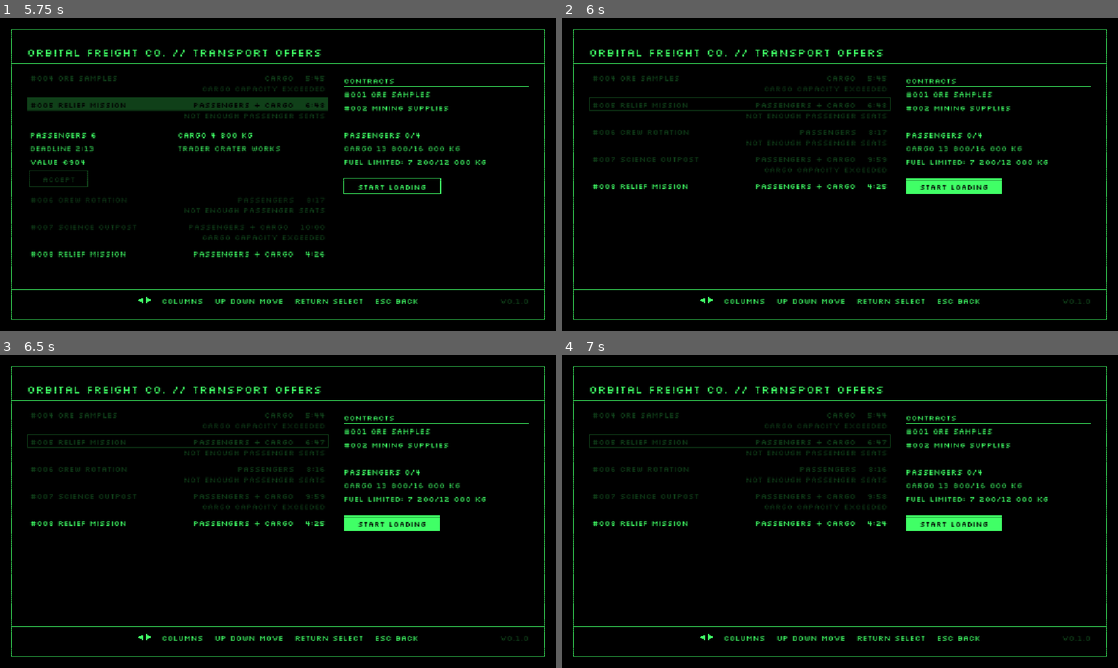
Above: before the commit, frames 1-4 (two rows, left to right).
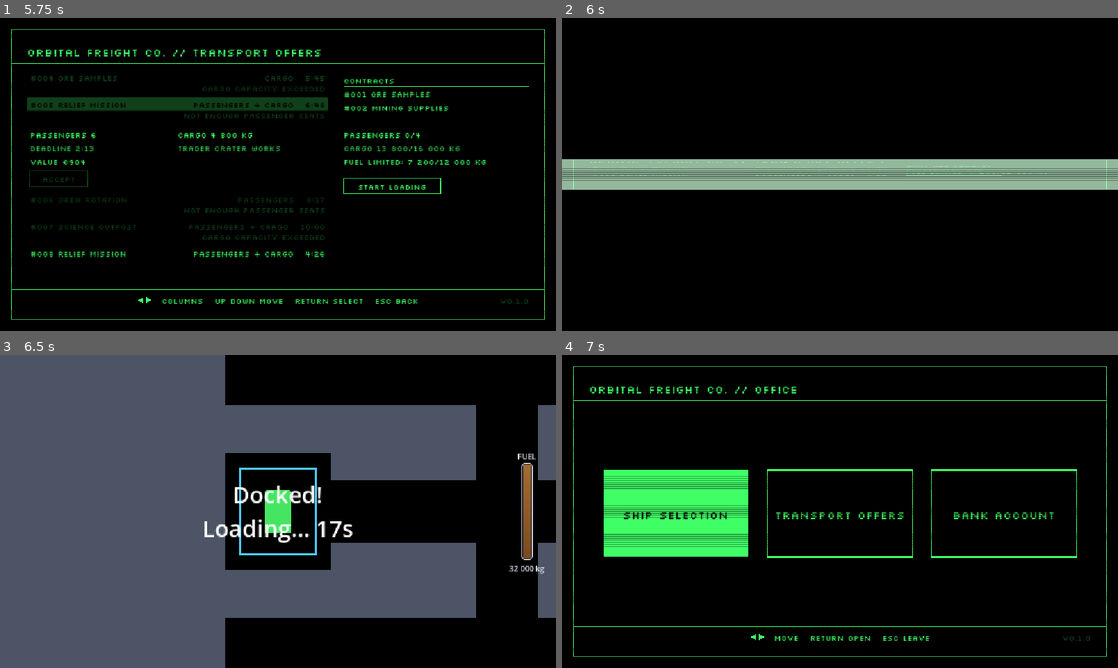
Above: after the commit, the same moments.

Repository: pkopczynski/lunar-lander
Game: Godot game, scene res://main.tscn
Two runs of this game, one before a commit and one after it. Both use one fixed random seed, a clock stepped at 60 frames per second and the inputs below.
Inputs (mouse positions are in pixels of both pictures, inside the frame that each line leads up to):
- Up to frame 1 (5.75 s): tap Enter (ui_accept) at 0.5, 1.35, 1.52, 1.82, 2.85, 3.02, 3.32, 4.35, 4.52, 4.82 s; move the mouse to (400, 158) at 0.52 s; hold Right (ui_right) 0.53-1.28 s; hold Enter (ui_accept) 0.53-1.28 s; click (400, 158) at 0.67 s; move the mouse to (166, 190) at 1.27 s; hold Down (ui_down) 1.28-2.03 s; move the mouse to (333, 105) at 2.02 s; hold Right (ui_right) 2.03-2.78 s; hold Enter (ui_accept) 2.03-2.78 s; tap R (restart) at 2.75 s; move the mouse to (250, 237) at 2.77 s; hold Up (ui_up) 2.78-3.53 s; click (250, 237) at 2.92 s; move the mouse to (444, 221) at 3.52 s; hold Enter (ui_accept) 3.53-4.28 s; hold Left (ui_left) 3.53-5.03 s; tap Escape (ui_cancel) at 4.15 s; move the mouse to (111, 127) at 4.27 s; move the mouse to (305, 174) at 5.02 s; hold Down (ui_down) from 5.03 s (still down); hold Enter (ui_accept) from 5.03 s (still down); click (305, 174) at 5.17 s
- Up to frame 2 (6 s): move the mouse to (756, 96) at 5.77 s; release Down (ui_down) at 5.78 s; release Enter (ui_accept) at 5.78 s; hold Right (ui_right) from 5.78 s (still down); tap Enter (ui_accept) at 5.85 s
- Up to frame 3 (6.5 s): keep holding Right (ui_right); tap Enter (ui_accept) at 6.02, 6.32 s
- Up to frame 4 (7 s): tap R (restart) at 6.5 s; move the mouse to (962, 495) at 6.52 s; release Right (ui_right) at 6.53 s; hold Up (ui_up) from 6.53 s (still down); hold Enter (ui_accept) from 6.53 s (still down)

Frame 1 is identical in both runs. In frame 2, 14% of the frame differs, in the area x 0-100%, y 3-97%; in frame 3, 66%, in the area x 0-100%, y 0-100%; in frame 4, 13%.

Commit message:
feat: load Contracts at the station and start the delivery clock
START LOADING powers the Terminal off and holds the ship Docked while the
message counts down Loading… (3 s + 1 s per passenger + 1 s per 1 000 kg).
Then the Load is added, fuel above the cap is pumped out, refuelling resumes
up to the cap, and the message shows the deadline and any fuel limit. The HUD
shows DELIVERY m:ss from the shortest deadline, turning red OVERDUE +m:ss.
Docking while loaded asks nothing. The Economy owns the delivery phase.

Co-Authored-By: Claude Opus 5.5 <noreply@anthropic.com>

Diff:
--- a/economy.gd
+++ b/economy.gd
@@ -2,13 +2,29 @@
 extends Node
 # The run's economy: the pilot's Bank account balance, the Transport offer pool and the
 # Contracts. It lives in the scene, so a restart (a scene reload) wipes it, and it keeps
-# running while the Office pauses the world.
+# running while the Office pauses the world. It also runs the delivery: loading, the
+# delivery clock and (later) unloading.
 
 # An offer left the pool without being accepted: it expired or was replaced.
 signal offer_withdrawn(offer: TransportOffer)
 
+const Hud := preload("res://hud.gd")
+
 const PILOT := "PILOT"
 const MAX_OFFERS := 5
+
+# Loading takes LOADING_TIME + LOADING_TIME_PER_PASSENGER per passenger + LOADING_TIME_PER_TONNE
+# per 1 000 kg of cargo, in seconds.
+const LOADING_TIME := 3.0
+const LOADING_TIME_PER_PASSENGER := 1.0
+const LOADING_TIME_PER_TONNE := 1.0
+
+const LOADING_TEXT := "Loading… %ds"
+const LOADED_TEXT := "Loaded! Deliver within %s"
+const FUEL_LIMITED_TEXT := "Fuel limited to %s"
+
+# Each change of phase happens in one place, which checks the phase it leaves.
+enum Phase { NONE, LOADING, DELIVERING, UNLOADING }
 
 # In whole euros. It may go negative.
 var balance := 0
@@ -18,6 +34,11 @@
 var contracts: Array[TransportOffer] = []
 var rng := RandomNumberGenerator.new()
 var last_offer_number := 0
+var phase := Phase.NONE
+# Seconds of loading left.
+var loading_left := 0.0
+# Seconds since loading finished.
+var delivery_time := 0.0
 
 @onready var lander: Lander = $"../Lander"
 
@@ -34,6 +55,55 @@
 		if offer.time_left <= 0.0:
 			withdraw(offer)
 	refill()
+	match phase:
+		Phase.LOADING:
+			loading_left -= delta
+			if loading_left <= 0.0:
+				finish_loading()
+			else:
+				lander.show_status(LOADING_TEXT % ceili(loading_left))
+		Phase.DELIVERING:
+			delivery_time += delta
+
+
+# NONE → LOADING: holds the ship Docked while the Contracts' Load goes aboard.
+func start_loading() -> void:
+	if phase != Phase.NONE or contracts.is_empty():
+		return
+	phase = Phase.LOADING
+	loading_left = LOADING_TIME + contract_passengers() * LOADING_TIME_PER_PASSENGER \
+		+ contract_cargo() / 1000.0 * LOADING_TIME_PER_TONNE
+	lander.hold()
+	lander.show_status(LOADING_TEXT % ceili(loading_left))
+
+
+# LOADING → DELIVERING: the Load goes on, fuel above the cap is pumped out, and the
+# delivery clock starts.
+func finish_loading() -> void:
+	if phase != Phase.LOADING:
+		return
+	phase = Phase.DELIVERING
+	delivery_time = 0.0
+	lander.load_mass = contract_load_mass()
+	lander.fuel = minf(lander.fuel, lander.fuel_cap())
+	lander.release()
+	var status := LOADED_TEXT % TransportOffersScreen.countdown(deadline())
+	if lander.fuel_cap() < lander.ship_type.tank:
+		status += "\n" + FUEL_LIMITED_TEXT % Hud.format_kg(lander.fuel_cap())
+	lander.show_status(status)
+
+
+# The shortest deadline among the Contracts: they're all delivered in one flight.
+func deadline() -> float:
+	var shortest := INF
+	for contract in contracts:
+		shortest = minf(shortest, contract.deadline)
+	return shortest
+
+
+# Seconds left to deliver; negative once overdue.
+func delivery_left() -> float:
+	return deadline() - delivery_time
 
 
 # Starts the offer pool over from this seed, numbered from #001. For tests.
--- a/hud.gd
+++ b/hud.gd
@@ -15,6 +15,13 @@
 const FUEL_SURFACE_COLOR := Color(0.64, 0.42, 0.2)
 const FUEL_BOTTOM_COLOR := Color("7a4a1e")
 const TEXT_COLOR := Color(0.9, 0.9, 0.95)
+const OVERDUE_COLOR := Color(1.0, 0.3, 0.3)
+
+# The delivery timer in the upper right.
+const TIMER_FONT_SIZE := 24
+const TIMER_MARGIN := Vector2(24, 40)
+const DELIVERY_PREFIX := "DELIVERY "
+const OVERDUE_PREFIX := "OVERDUE +"
 
 const LEVEL_EASE_SPEED := 6.0
 const WAVE_HEIGHT := 2.0
@@ -27,6 +34,7 @@
 var frame_style := StyleBoxFlat.new()
 
 @onready var lander: Lander = $"../../Lander"
+@onready var economy: Economy = $"../../Economy"
 
 
 func _ready() -> void:
@@ -56,6 +64,27 @@
 		HORIZONTAL_ALIGNMENT_CENTER, text_width, FONT_SIZE, TEXT_COLOR)
 	draw_string(font, Vector2(text_x, bar.end.y + TEXT_GAP + FONT_SIZE), format_kg(lander.total_mass()),
 		HORIZONTAL_ALIGNMENT_CENTER, text_width, FONT_SIZE, TEXT_COLOR)
+
+	var timer := delivery_text()
+	if timer != "":
+		draw_string(font, Vector2(0.0, TIMER_MARGIN.y), timer, HORIZONTAL_ALIGNMENT_RIGHT,
+			size.x - TIMER_MARGIN.x, TIMER_FONT_SIZE, OVERDUE_COLOR if delivery_overdue() else TEXT_COLOR)
+
+
+# DELIVERY 1:23 while delivering, OVERDUE +0:12 once late, "" otherwise.
+func delivery_text() -> String:
+	if economy.phase != Economy.Phase.DELIVERING:
+		return ""
+	var left := economy.delivery_left()
+	if left >= 0.0:
+		return DELIVERY_PREFIX + TransportOffersScreen.countdown(left)
+	# Whole overdue seconds, rounded down like the penalty.
+	var overdue := floori(-left)
+	return OVERDUE_PREFIX + "%d:%02d" % [overdue / 60, overdue % 60]
+
+
+func delivery_overdue() -> bool:
+	return economy.phase == Economy.Phase.DELIVERING and economy.delivery_left() < 0.0
 
 
 func draw_fuel(inner: Rect2) -> void:
--- a/lander.gd
+++ b/lander.gd
@@ -65,6 +65,9 @@
 var bouncing := false
 var steering_after_crossing := false
 var can_dock := true
+# A line the resting message adds under Docked!/Landed!, such as the loading countdown.
+# Set it through show_status(): the message is rewritten every frame while resting.
+var status := ""
 
 @onready var body: Polygon2D = $Body
 @onready var flame: Polygon2D = $Flame
@@ -135,6 +138,7 @@
 	rest_time = 0.0
 	since_liftoff = INF
 	can_dock = true
+	status = ""
 	if level_tween:
 		level_tween.kill()
 	match new_state:
@@ -376,8 +380,24 @@
 	var refueling := rest_time >= REFUEL_DELAY and fuel < fuel_cap()
 	if refueling:
 		fuel = minf(fuel + ship_type.tank * REFUEL_TANK_SHARE * delta, fuel_cap())
-	var title := "Docked!" if state == State.DOCKED else "Landed!"
-	message.text = title + "\nRefueling…" if refueling else title
+	show_rest_message(refueling)
+
+
+func show_status(text: String) -> void:
+	status = text
+	# A held ship doesn't rest, so show it now.
+	show_rest_message(false)
+
+
+func show_rest_message(refueling: bool) -> void:
+	if state != State.DOCKED and state != State.LANDED:
+		return
+	var lines := PackedStringArray(["Docked!" if state == State.DOCKED else "Landed!"])
+	if status != "":
+		lines.append(status)
+	if refueling:
+		lines.append("Refueling…")
+	message.text = "\n".join(lines)
 
 
 func lift_off() -> void:
--- a/office.gd
+++ b/office.gd
@@ -218,6 +218,11 @@
 		after_closing.call())
 
 
+# Loading starts over the flight view once the Terminal is off.
+func start_loading() -> void:
+	power_off(economy.start_loading)
+
+
 func power_to(target: float, done := Callable()) -> void:
 	powering = true
 	var tween := create_tween().set_process_mode(Tween.TWEEN_PROCESS_PHYSICS)
@@ -241,8 +246,11 @@
 
 
 # Docking asks whether to enter the Office, over the flight view. The ship is held
-# until the ship is released: by No here, or by leaving the Office.
+# until the ship is released: by No here, or by leaving the Office. A loaded ship gets
+# no popup: all Contracts go in one flight.
 func ask_to_enter() -> void:
+	if economy.phase != Economy.Phase.NONE:
+		return
 	lander.hold()
 	visible = true
 	show_popup(PopupKind.ENTER_OFFICE, Choice.NO)
--- a/tests/scene_test.gd
+++ b/tests/scene_test.gd
@@ -146,6 +146,38 @@
 
 func offers() -> TransportOffersScreen:
 	return office().transport_offers
+
+
+# Selects the offer's row and opens its details.
+func open_details(offer: TransportOffer) -> void:
+	await select_row(economy().offers.find(offer))
+	await press(&"ui_accept")
+	check(offers().expanded_row() == economy().offers.find(offer), "Return should open offer #%03d's details" % offer.number)
+
+
+# Accepts the offer the way a player does: its details, ACCEPT, then Yes.
+func accept(offer: TransportOffer) -> void:
+	await open_details(offer)
+	await press(&"ui_accept")
+	check(office().popup == Office.PopupKind.ACCEPT_OFFER, "ACCEPT on offer #%03d should ask ARE YOU SURE?" % offer.number)
+	await press(&"ui_accept")
+	check(offer in economy().contracts, "Yes should make offer #%03d a Contract" % offer.number)
+
+
+# Accepts the offers, then presses START LOADING and waits for the Terminal to power off.
+func start_loading(contracts: Array[TransportOffer]) -> void:
+	for offer in contracts:
+		economy().put_offer(offer)
+	await open_transport_offers()
+	for offer in contracts:
+		await accept(offer)
+	await press(&"ui_right")
+	await press(&"ui_accept")
+	await wait_for_terminal()
+
+
+func hud() -> Control:
+	return main().get_node("UI/Hud")
 
 
 # An offer with these passengers, cargo and seconds left, long-lived unless time_left is given.
--- a/tests/test_contracts.gd
+++ b/tests/test_contracts.gd
@@ -126,11 +126,7 @@
 	await press(&"ui_left")
 	check(offers().focus == TransportOffersScreen.Column.OFFERS, "Left should move focus back to the offers")
 	check(offers().selected_index == 2, "the offer list should keep its row, got %d" % offers().selected_index)
-	await accept(offer)
 	await press(&"ui_right")
-	await press(&"ui_accept")
-	check(office().showing and lander().state == Lander.State.DOCKED and economy().contracts.size() == 1,
-		"START LOADING should not start loading yet")
 	await press(&"ui_cancel")
 	check(office().screen == Office.Screen.MAIN, "Escape from the Contracts column should return to the main screen")
 
@@ -190,19 +186,3 @@
 		check("" in offers().reasons(), "seed %d should leave an offer the full Sparrow can take, reasons %s" % [seed_value, offers().reasons()])
 		for i in range(1, others.size()):
 			check(others[i] in economy().offers, "seed %d should keep the offers further from expiring, lists %s" % [seed_value, offers().rows()])
-
-
-# Selects the offer's row and opens its details.
-func open_details(offer: TransportOffer) -> void:
-	await select_row(economy().offers.find(offer))
-	await press(&"ui_accept")
-	check(offers().expanded_row() == economy().offers.find(offer), "Return should open offer #%03d's details" % offer.number)
-
-
-# Accepts the offer the way a player does: its details, ACCEPT, then Yes.
-func accept(offer: TransportOffer) -> void:
-	await open_details(offer)
-	await press(&"ui_accept")
-	check(office().popup == Office.PopupKind.ACCEPT_OFFER, "ACCEPT on offer #%03d should ask ARE YOU SURE?" % offer.number)
-	await press(&"ui_accept")
-	check(offer in economy().contracts, "Yes should make offer #%03d a Contract" % offer.number)
--- /dev/null
+++ b/tests/test_loading.gd
@@ -0,0 +1,99 @@
+extends "res://tests/scene_test.gd"
+
+
+func test_start_loading_closes_the_office_and_counts_down_3_s_plus_1_s_per_passenger_and_tonne() -> void:
+	# 3 s + 2 passengers + 7 000 kg = 12 s.
+	await start_loading([known_offer(2, 7000.0)])
+	check(not office().showing, "START LOADING should close the Office")
+	check(economy().phase == Economy.Phase.LOADING, "START LOADING should start loading")
+	check(message() == "Docked!\nLoading… 12s", "the message should count down from 12 s, got %s" % message())
+	await seconds(1.0)
+	check(message() == "Docked!\nLoading… 11s", "the countdown should tick each second, got %s" % message())
+	await seconds(10.5)
+	check(economy().phase == Economy.Phase.LOADING, "loading should still run before 12 s")
+	await seconds(1.0)
+	check(economy().phase == Economy.Phase.DELIVERING, "loading should finish after 12 s")
+
+
+func test_up_doesnt_undock_and_nothing_refuels_while_loading() -> void:
+	await start_loading([known_offer(1, 3000.0)])
+	lander().fuel = 1000.0
+	hold(&"ui_up")
+	await seconds(4.0)
+	release(&"ui_up")
+	check(lander().state == Lander.State.DOCKED, "Up should not undock while loading")
+	check(lander().fuel == 1000.0, "a loading ship should neither burn nor refuel, has %s kg" % lander().fuel)
+
+
+func test_loading_adds_the_load_and_pumps_out_fuel_above_the_cap() -> void:
+	# A Sparrow has 12 000 kg for fuel and Load; 7 160 kg of Load leaves 4 840 kg for fuel.
+	await start_loading([known_offer(2, 7000.0)])
+	await seconds(12.5)
+	check(lander().total_mass() == 22000.0, "the Load should bring the Sparrow to 22 000 kg, got %s" % lander().total_mass())
+	check(lander().fuel == 4840.0, "fuel above the cap should be pumped out, has %s kg" % lander().fuel)
+	check(message() == "Docked!\nLoaded! Deliver within 1:30\nFuel limited to 4 840 kg",
+		"the loaded message should give the deadline and the fuel cap, got %s" % message())
+	await seconds(Lander.REFUEL_DELAY + 1.0)
+	check(lander().fuel == 4840.0, "refuelling should stop at the cap, has %s kg" % lander().fuel)
+	hold(&"ui_up")
+	await seconds(0.3)
+	release(&"ui_up")
+	check(lander().state == Lander.State.FLYING, "Up should undock once loaded")
+	check(message() == "", "the loaded message should go when the ship undocks, got %s" % message())
+
+
+func test_after_loading_refuelling_resumes_up_to_the_cap() -> void:
+	await start_loading([known_offer(1, 0.0)])
+	lander().fuel = 1000.0
+	await seconds(4.5)
+	check(message() == "Docked!\nLoaded! Deliver within 1:30",
+		"a light Load gives no fuel warning, got %s" % message())
+	await seconds(Lander.REFUEL_DELAY + 1.0)
+	check(lander().fuel > 1000.0, "refuelling should resume after the usual delay, has %s kg" % lander().fuel)
+	check(message().ends_with("Loaded! Deliver within 1:30\nRefueling…"),
+		"the loaded message should stay while refuelling, got %s" % message())
+
+
+func test_the_delivery_timer_counts_down_from_the_shortest_deadline_then_turns_red_and_counts_up() -> void:
+	var urgent := known_offer(1, 0.0)
+	urgent.deadline = 60.0
+	check(hud().delivery_text() == "", "no delivery timer before loading, got %s" % hud().delivery_text())
+	await start_loading([known_offer(1, 0.0), urgent])
+	check(hud().delivery_text() == "", "no delivery timer while loading, got %s" % hud().delivery_text())
+	# 3 s + 2 passengers.
+	await seconds(5.0)
+	await frames(1)
+	check(economy().phase == Economy.Phase.DELIVERING, "loading should have finished")
+	check(hud().delivery_text() == "DELIVERY 1:00", "the clock should start from the shortest deadline, got %s" % hud().delivery_text())
+	check(not hud().delivery_overdue(), "the timer should not be red while on time")
+	await seconds(1.5)
+	check(hud().delivery_text() == "DELIVERY 0:59", "the timer should count down, got %s" % hud().delivery_text())
+	check_near(economy().delivery_time, 1.5, 0.05, "the delivery clock")
+	await seconds(71.0)
+	check(lander().state == Lander.State.DOCKED, "the ship should still be Docked")
+	check(hud().delivery_text() == "OVERDUE +0:12", "the timer should count up once overdue, got %s" % hud().delivery_text())
+	check(hud().delivery_overdue(), "the timer should be red once overdue")
+
+
+func test_docking_while_loaded_shows_no_popup_and_leaves_the_ship_free() -> void:
+	await start_loading([known_offer(1, 0.0)])
+	await seconds(4.5)
+	await dock_in_spot()
+	check(office().popup == Office.PopupKind.NONE, "docking while loaded should not ask to enter the Office")
+	check(not lander().held, "docking while loaded should not hold the ship")
+	hold(&"ui_up")
+	await seconds(0.3)
+	release(&"ui_up")
+	check(lander().state == Lander.State.FLYING, "Up should undock right away")
+
+
+func test_landing_on_the_pad_while_loaded_doesnt_deliver_yet() -> void:
+	var offer := known_offer(1, 0.0)
+	await start_loading([offer])
+	await seconds(4.5)
+	place(Vector2(Lander.PAD_CENTER_X, 580.0), Vector2(0, 20))
+	await seconds(4.0)
+	check(lander().state == Lander.State.LANDED, "the ship should land on the pad")
+	check(economy().phase == Economy.Phase.DELIVERING, "landing should not deliver yet")
+	check(economy().contracts == [offer], "the Contract should stay")
+	check(hud().delivery_text().begins_with("DELIVERY "), "the delivery timer should keep running, got %s" % hud().delivery_text())
--- a/transport_offers_screen.gd
+++ b/transport_offers_screen.gd
@@ -70,7 +70,9 @@
 	elif event.is_action_pressed("ui_left"):
 		focus = Column.OFFERS
 	elif focus == Column.CONTRACTS:
-		# START LOADING is the only button here; it does nothing yet. Escape is left to the Office.
+		# START LOADING is the only button here. Escape is left to the Office.
+		if event.is_action_pressed("ui_accept") and start_loading_enabled():
+			office.start_loading()
 		return event.is_action_pressed("ui_accept") or event.is_action_pressed("ui_up") \
 			or event.is_action_pressed("ui_down")
 	elif event.is_action_pressed("ui_up"):
Not shown, added: tests/test_loading.gd.uid
Not shown, changed: GLOSSARY.md
